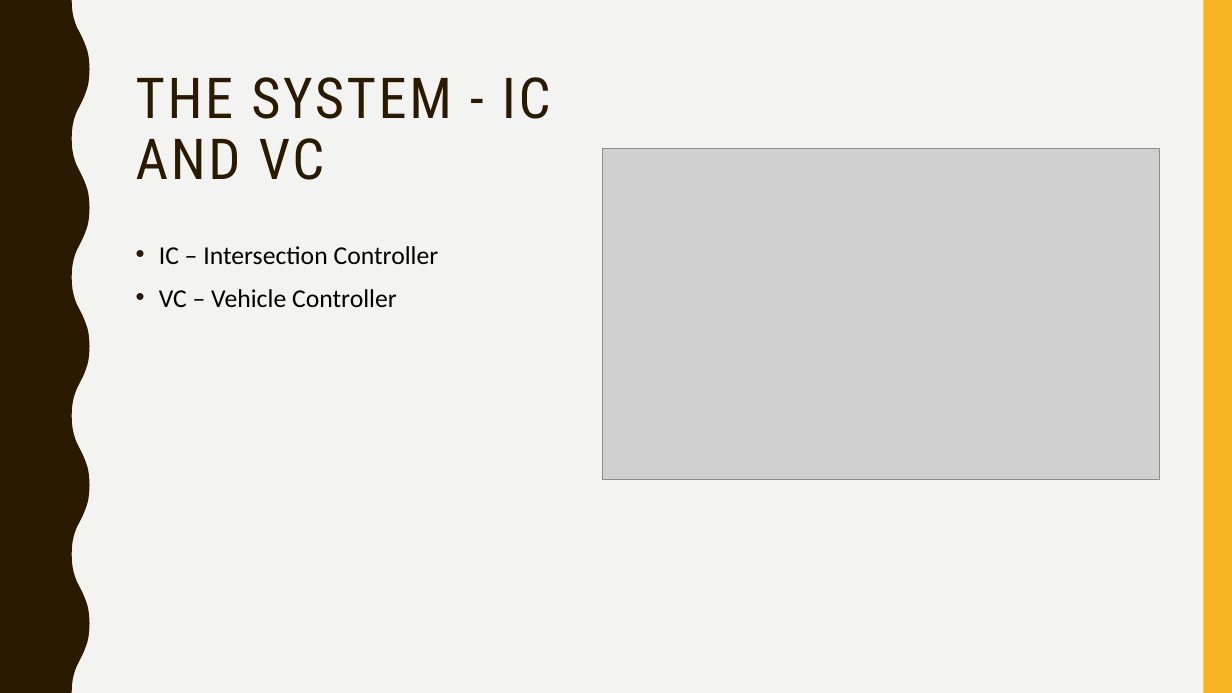
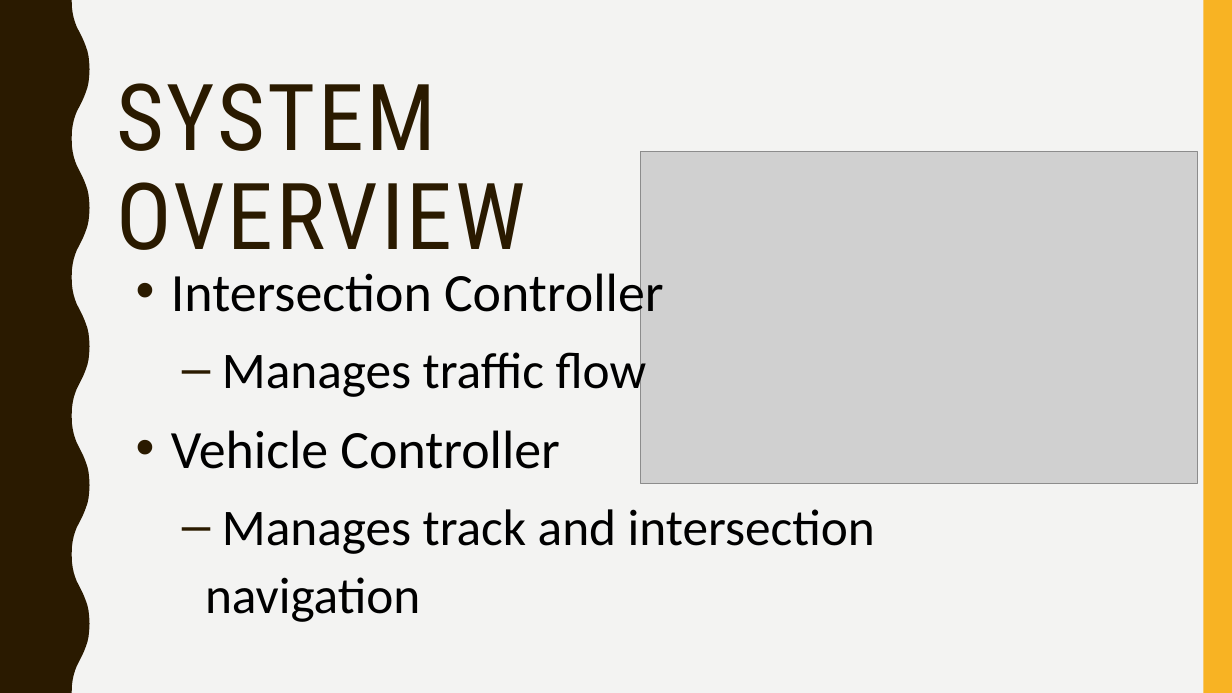
Before and after one commit to jean-lucas/vic, a slide deck: slide 8 of Presentation/Vehicle-Intersection-Control-Presentation.pptx (slide 6 before the commit). Drawn at 1232x693 pixels with LibreOffice and Linux fonts; fonts in the diff are those of the drawing; grey boxes stand for pictures. Boxes give left, top, right and bottom in pixels: in the first picture for what was removed or moved away, otherwise in the second. Text is boxed around its words. In the diff, an @@ line names an element or a change of style, - is before the commit and + after.

Commit message:
Presentation Update

```diff
--- a/Presentation/Vehicle-Intersection-Control-Presentation.pptx
+++ b/Presentation/Vehicle-Intersection-Control-Presentation.pptx
@@ title at (x1=116, y1=83, x2=525, y2=250): text changed; size 44 to 72 pt @@
-THE SYSTEM - IC AND VC
+SYSTEM OVERVIEW
@@ picture moved from (x1=603, y1=149, x2=1160, y2=481) to (x1=641, y1=152, x2=1199, y2=483) @@
@@ text at (x1=171, y1=266, x2=875, y2=622): text changed; size 20 to 40 pt @@
-• IC – Intersection Controller
-• VC – Vehicle Controller
+• Intersection Controller
+  – Manages traffic flow
+• Vehicle Controller
+  – Manages track and intersection navigation
```
Also in this commit, not shown: 1 other slide changed, 4 slides added, 2 slides removed.
